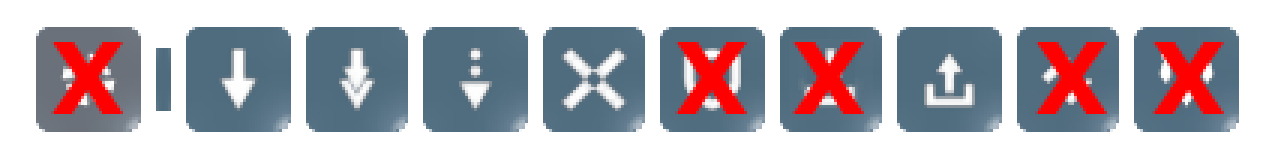
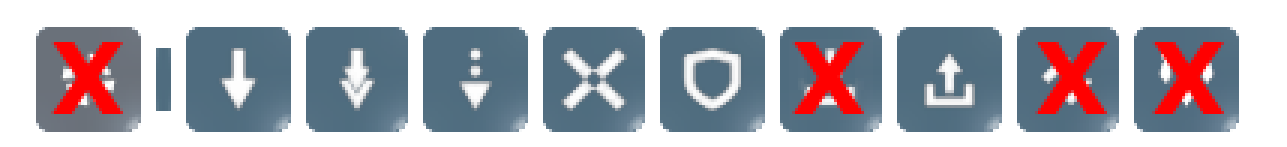
Before/after of a 1287 x 147 layered artwork. What changed in the layer stack:
removed layer "X" over box(675, 42, 747, 114)
